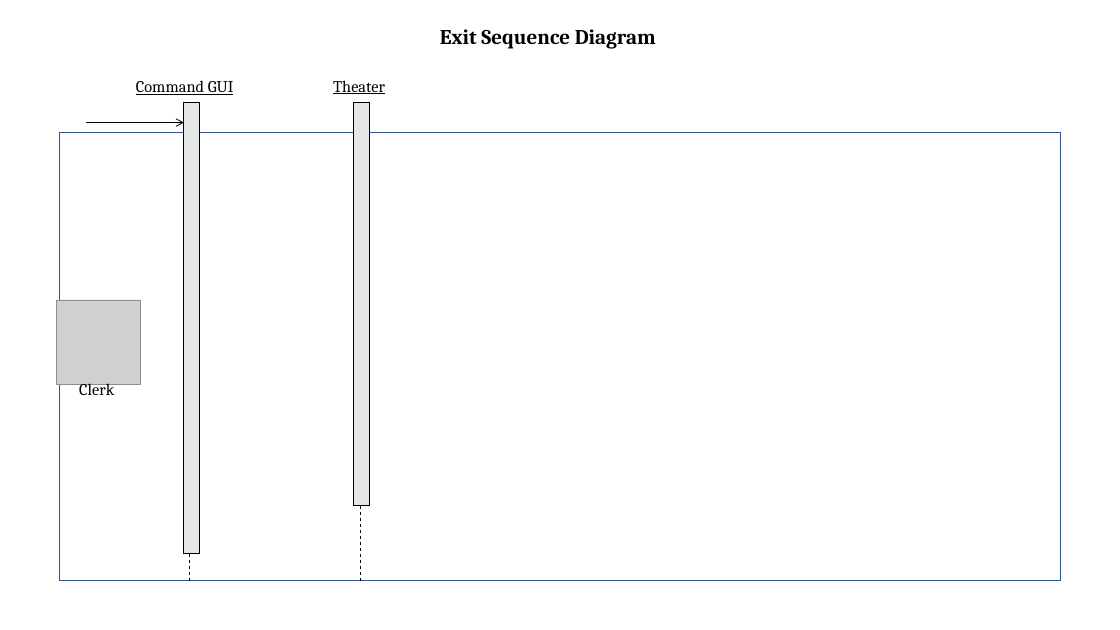
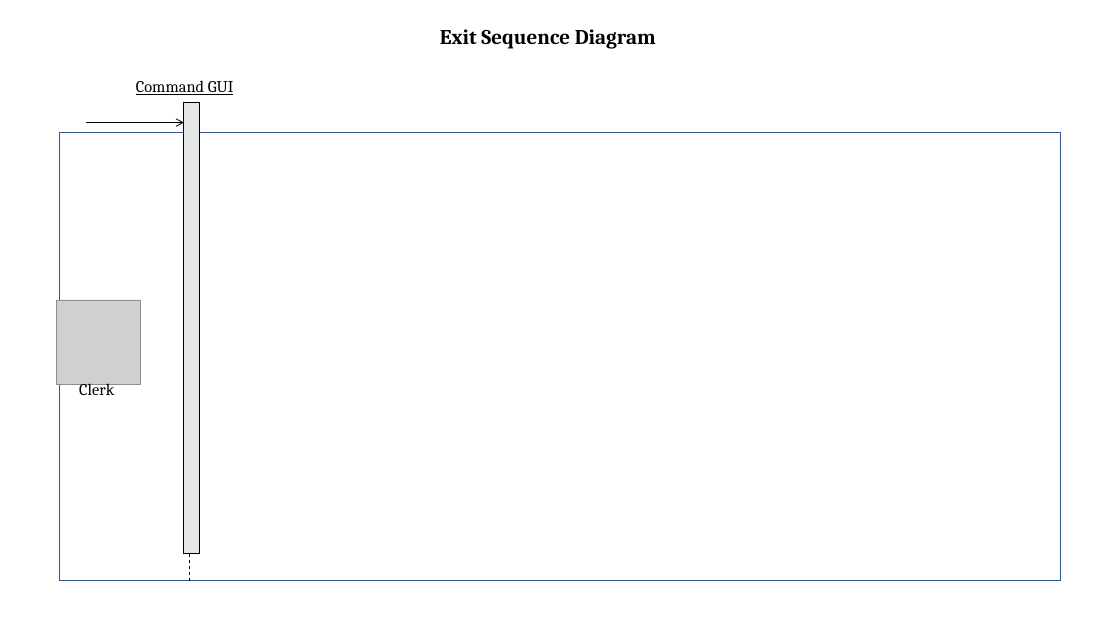
Before and after one commit to CCOJ/TheaterProject, a slide deck: slide 1 of Sequence charts/Sequence Charts.pptx. Drawn at 1120x630 pixels with LibreOffice and Linux fonts; fonts in the diff are those of the drawing; grey boxes stand for pictures. Boxes give left, top, right and bottom in pixels: in the first picture for what was removed or moved away, otherwise in the second. Text is boxed around its words. In the diff, an @@ line names an element or a change of style, - is before the commit and + after.

```diff
--- a/Sequence charts/Sequence Charts.pptx
+++ b/Sequence charts/Sequence Charts.pptx
@@ text removed at (x1=333, y1=80, x2=385, y2=94) @@
-Theater
@@ rectangle removed at (x1=354, y1=103, x2=369, y2=506) @@
@@ line removed from (360, 506) to (360, 581) @@
```
Also in this commit, not shown: 2 other slides changed.
